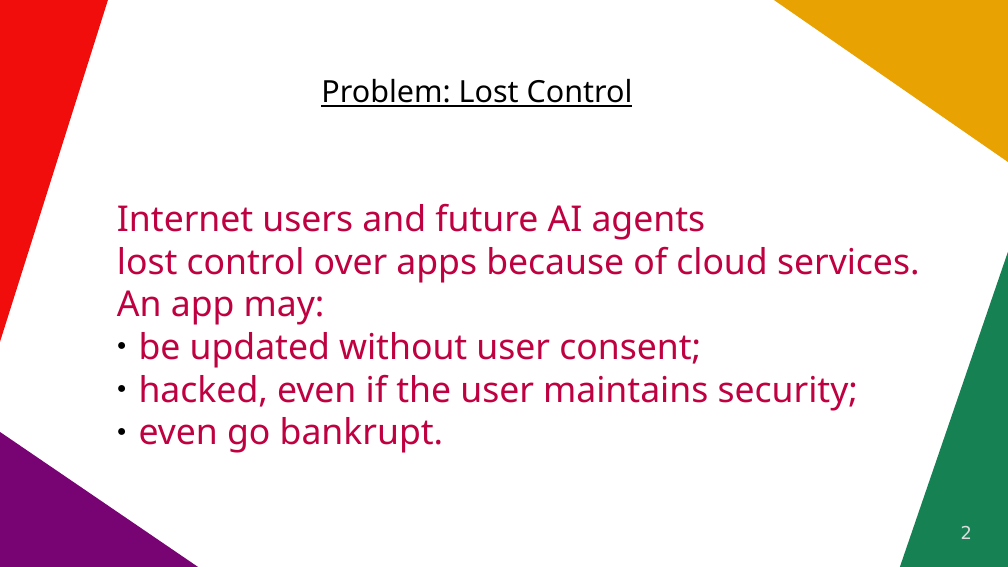
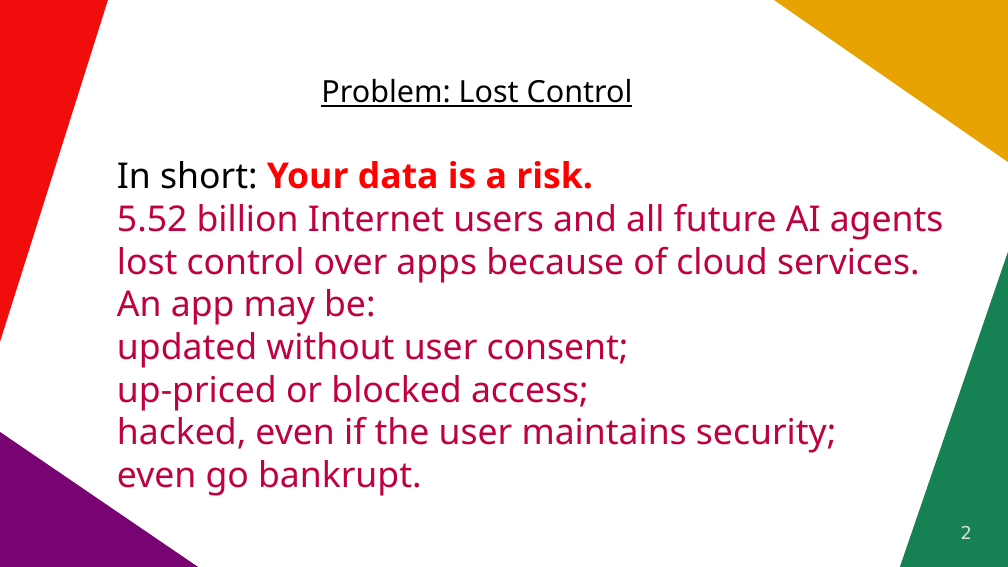
Before and after one commit to vporton/icp-package-manager, a slide deck: slide 2 of docs/user-pitchdeck.odp. Drawn at 1008x567 pixels with LibreOffice and Linux fonts; fonts in the diff are those of the drawing. Boxes give left, top, right and bottom in pixels: in the first picture for what was removed or moved away, otherwise in the second. Text is boxed around its words. In the diff, an @@ line names an element or a change of style, - is before the commit and + after.

```diff
--- a/docs/user-pitchdeck.odp
+++ b/docs/user-pitchdeck.odp
@@ text at <box>117,161,944,240</box>: text changed @@
-Internet users and future AI agents
+In short: Your data is a risk.
+5.52 billion Internet users and all future AI agents
@@ text at <box>117,289,629,411</box>: text changed @@
-An app may:
-● be updated without user consent;
+An app may be:
+updated without user consent;
+up-priced or blocked access;
@@ text at <box>117,416,836,496</box>: bullet ● to none @@
```
Also in this commit, not shown: 7 other files.
